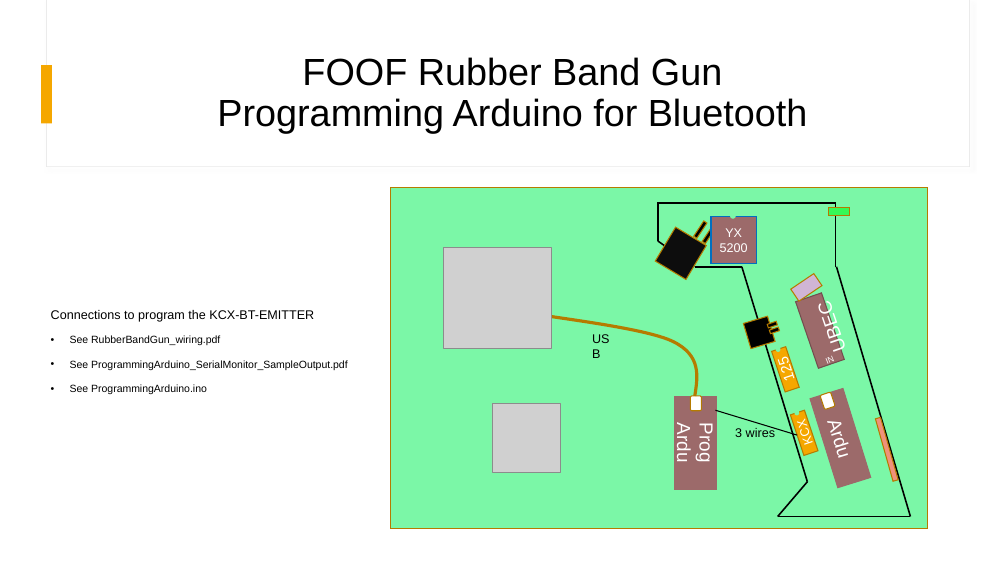
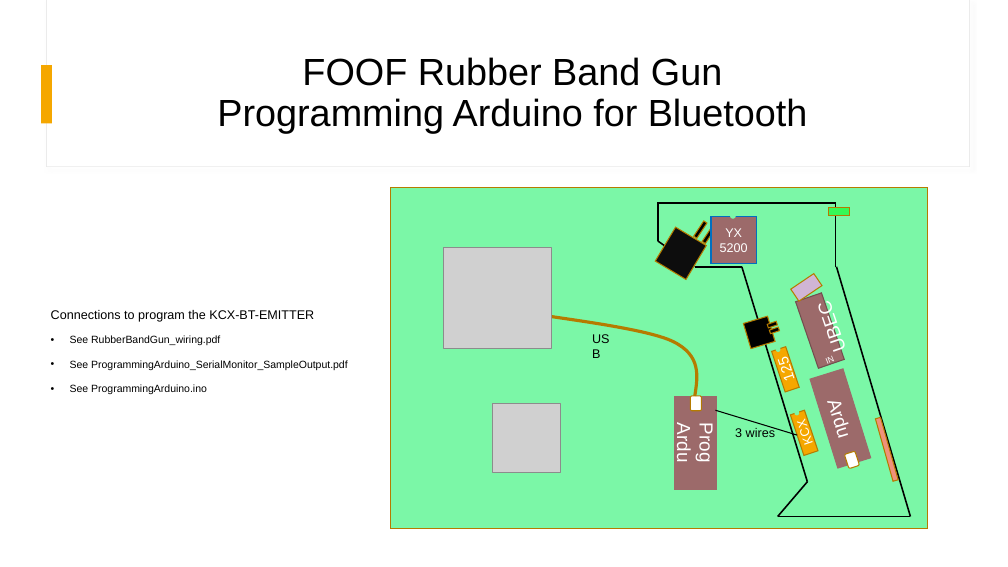
Before and after one commit to Mark-MDO47/RubberBandGun, a slide deck: slide 8 of BuildRubberBandGunSoftware.pptx (slide 7 before the commit). Drawn at 1008x567 pixels with LibreOffice and Linux fonts; fonts in the diff are those of the drawing; grey boxes stand for pictures. Boxes give left, top, right and bottom in pixels: in the first picture for what was removed or moved away, otherwise in the second. Text is boxed around its words. In the diff, an @@ line names an element or a change of style, - is before the commit and + after.

```diff
--- a/BuildRubberBandGunSoftware.pptx
+++ b/BuildRubberBandGunSoftware.pptx
@@ rectangle "Ardu": place and size @@
-rectangle "Ardu" at [810,389,871,488]
+rectangle "Ardu" at [810,369,871,469]
@@ rounded rectangle: place and size @@
-rounded rectangle at [820,392,835,410]
+rounded rectangle at [845,451,860,469]
```
Also in this commit, not shown: 1 other slide changed, 1 slide added, 2 other files.
